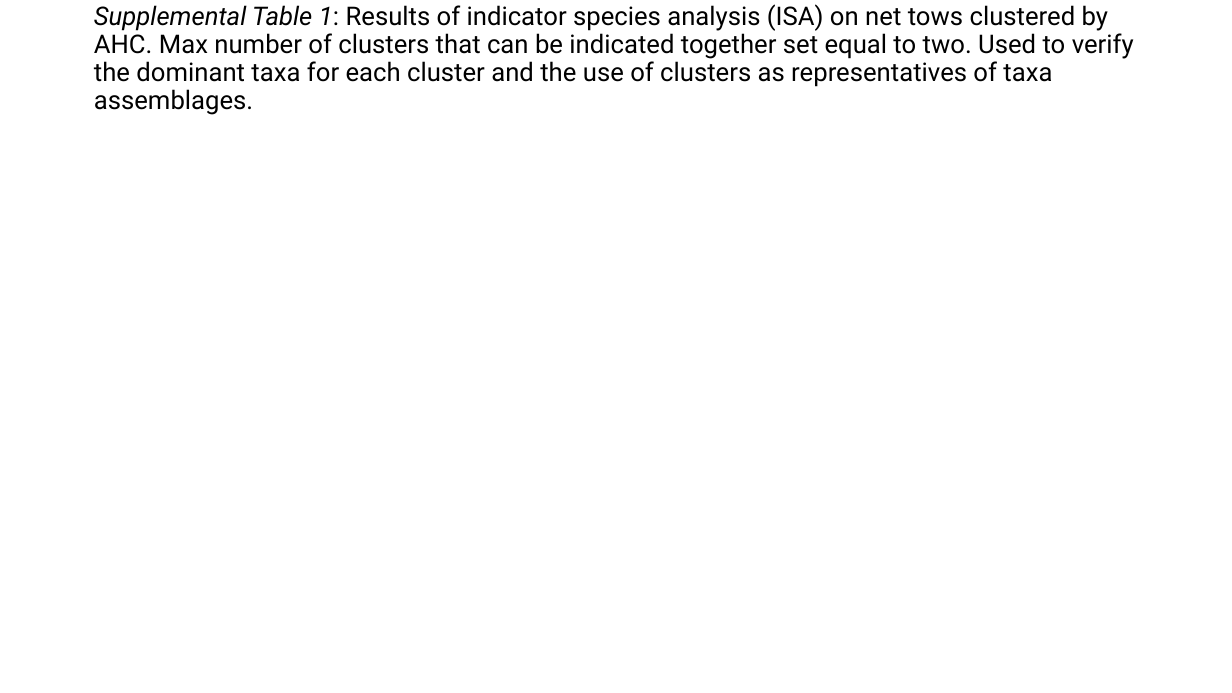
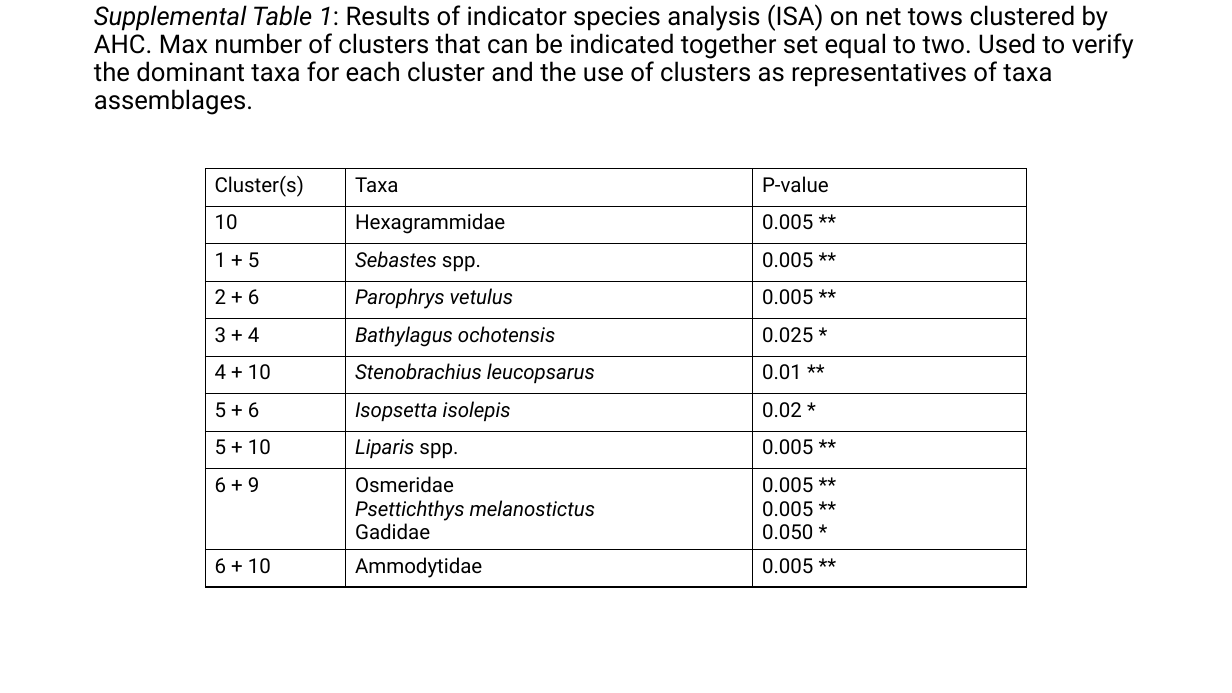
Before and after one commit to LukeABobay/larval-fish-community-analysis, a slide deck: slide 10 of Project Figures and Tables in order.pptx (slide 8 before the commit). Drawn at 1232x693 pixels with LibreOffice and Linux fonts; fonts in the diff are those of the drawing. Boxes give left, top, right and bottom in pixels: in the first picture for what was removed or moved away, otherwise in the second. Text is boxed around its words. In the diff, an @@ line names an element or a change of style, - is before the commit and + after.

```diff
--- a/Project Figures and Tables in order.pptx
+++ b/Project Figures and Tables in order.pptx
@@ table added at box(205, 169, 1026, 590), 10 rows, 3 columns @@
+Cluster(s) | Taxa | P-value
+10 | Hexagrammidae | 0.005 **
+1 + 5 | Sebastes spp. | 0.005 **
+2 + 6 | Parophrys vetulus | 0.005 **
+3 + 4 | Bathylagus ochotensis | 0.025 *
+4 + 10 | Stenobrachius leucopsarus | 0.01 **
+5 + 6 | Isopsetta isolepis | 0.02 *
+5 + 10 | Liparis spp. | 0.005 **
+6 + 9 | Osmeridae / Psettichthys melanostictus / Gadidae | 0.005 ** / 0.005 ** / 0.050 *
+6 + 10 | Ammodytidae | 0.005 **
```
Also in this commit, not shown: 3 other slides changed, 2 slides added, 1 other file.
